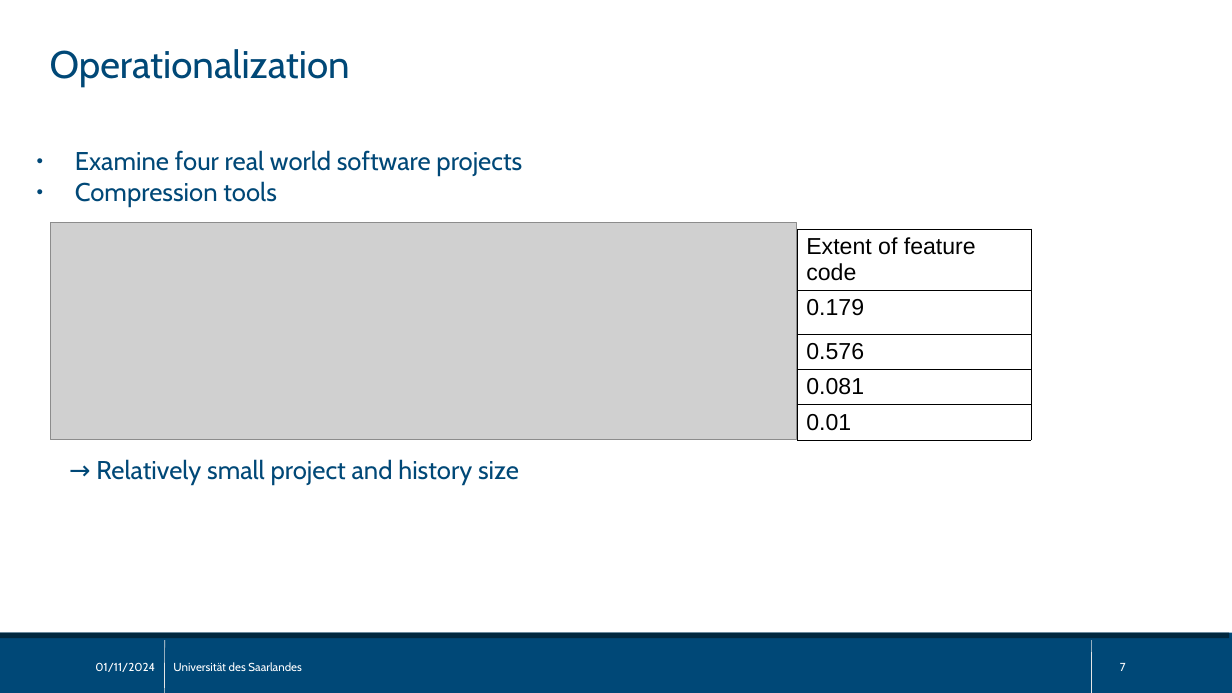
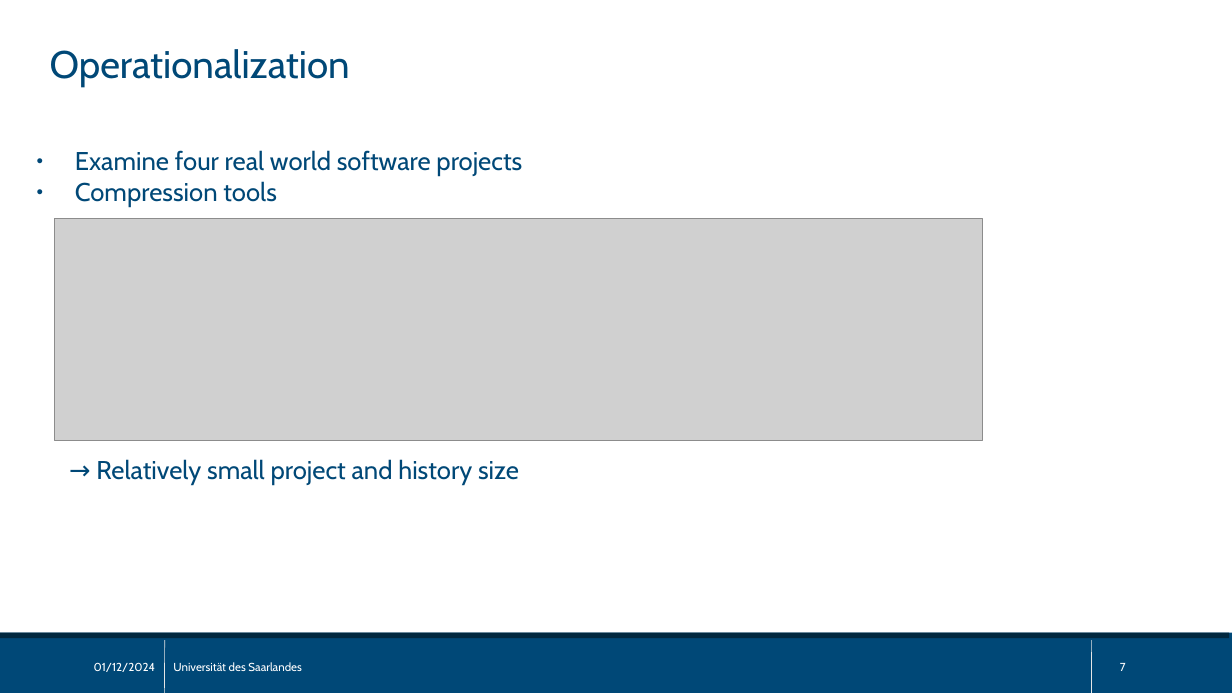
Before and after one commit to sisteu56/bachelor, a slide deck: slide 7 of pres/bachelor_thesis_pres.odp. Drawn at 1232x693 pixels with LibreOffice and Linux fonts; fonts in the diff are those of the drawing; grey boxes stand for pictures. Boxes give left, top, right and bottom in pixels: in the first picture for what was removed or moved away, otherwise in the second. Text is boxed around its words. In the diff, an @@ line names an element or a change of style, - is before the commit and + after.

```diff
--- a/pres/bachelor_thesis_pres.odp
+++ b/pres/bachelor_thesis_pres.odp
@@ picture: place and size @@
-picture at [50,223,797,440]
+picture at [55,218,982,441]
@@ table removed at [798,229,1031,441], 5 rows, 1 columns @@
-Extent of feature code
-0.179
-0.576
-0.081
-0.01
@@ text at [94,662,156,672]: text changed @@
-01/11/2024
+01/12/2024
```
Also in this commit, not shown: 23 other slides changed, 3 slides added, 4 other files.
